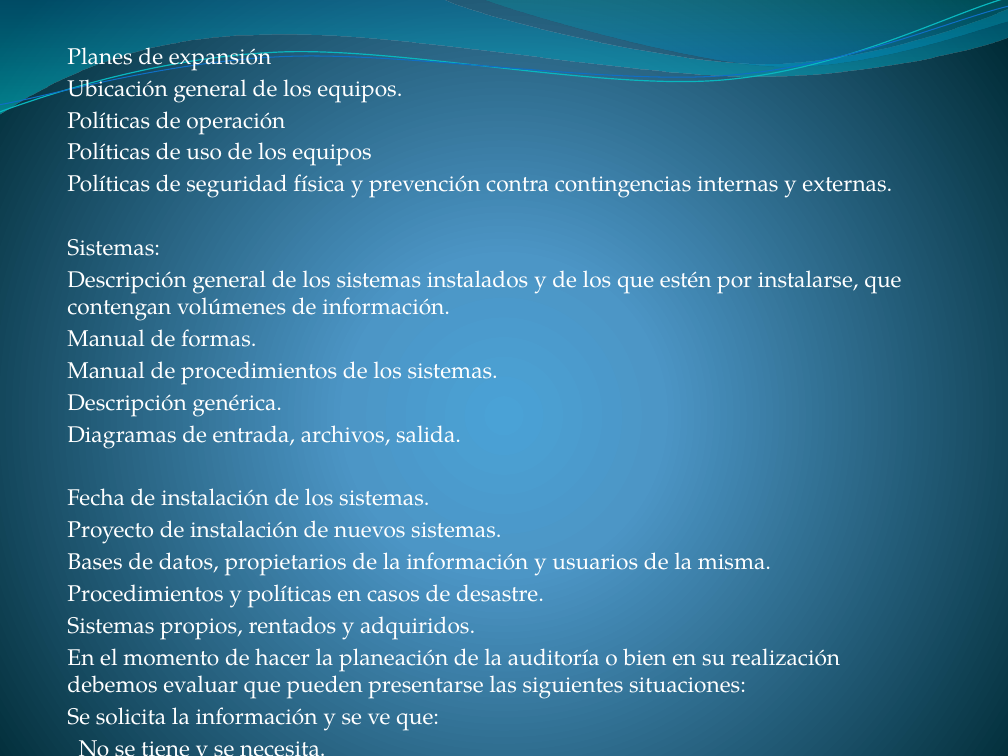
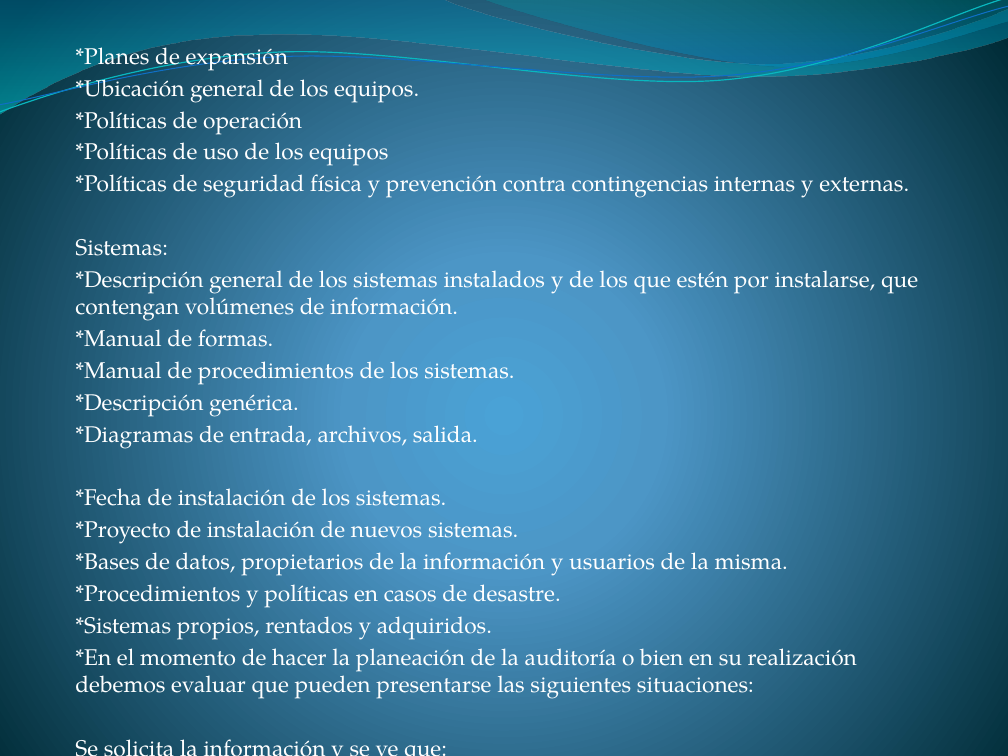
Before and after one commit to lc850/auditoria, a slide deck: slide 19 of Metodología para el desarrollo e implantación en la.pptx. Drawn at 1008x756 pixels with LibreOffice and Linux fonts; fonts in the diff are those of the drawing. Boxes give left, top, right and bottom in pixels: in the first picture for what was removed or moved away, otherwise in the second. Text is boxed around its words. In the diff, an @@ line names an element or a change of style, - is before the commit and + after.

```diff
--- a/Metodología para el desarrollo e implantación en la.pptx
+++ b/Metodología para el desarrollo e implantación en la.pptx
@@ subtitle at <box>75,47,909,198</box>: text changed @@
-Planes de expansión
-Ubicación general de los equipos.
-Políticas de operación
-Políticas de uso de los equipos
-Políticas de seguridad física y prevención contra contingencias internas y externas.
+*Planes de expansión
+*Ubicación general de los equipos.
+*Políticas de operación
+*Políticas de uso de los equipos
+*Políticas de seguridad física y prevención contra contingencias internas y externas.
@@ subtitle at <box>75,47,918,699</box>: text changed @@
-No se tiene y se necesita.
-No se tiene y no se necesita.
+*No se tiene y se necesita.
+*No se tiene y no se necesita.
@@ subtitle "*Planes de expansión": place and size @@
-subtitle "*Planes de expansión" at <box>67,47,901,731</box>
+subtitle "*Planes de expansión" at <box>75,47,918,699</box>
@@ subtitle at <box>75,270,918,699</box>: text changed @@
-Descripción general de los sistemas instalados y de los que estén por instalarse, que contengan volúmenes de información.
-Manual de formas.
-Manual de procedimientos de los sistemas.
-Descripción genérica.
-Diagramas de entrada, archivos, salida.
-Fecha de instalación de los sistemas.
-Proyecto de instalación de nuevos sistemas.
-Bases de datos, propietarios de la información y usuarios de la misma.
-Procedimientos y políticas en casos de desastre.
-Sistemas propios, rentados y adquiridos.
-En el momento de hacer la planeación de la auditoría o bien en su realización debemos evaluar que pueden presentarse las siguientes situaciones:
+*Descripción general de los sistemas instalados y de los que estén por instalarse, que contengan volúmenes de información.
+*Manual de formas.
+*Manual de procedimientos de los sistemas.
+*Descripción genérica.
+*Diagramas de entrada, archivos, salida.
+*Fecha de instalación de los sistemas.
+*Proyecto de instalación de nuevos sistemas.
+*Bases de datos, propietarios de la información y usuarios de la misma.
+*Procedimientos y políticas en casos de desastre.
+*Sistemas propios, rentados y adquiridos.
+*En el momento de hacer la planeación de la auditoría o bien en su realización debemos evaluar que pueden presentarse las siguientes situaciones:
```
Also in this commit, not shown: 4 other slides changed.
